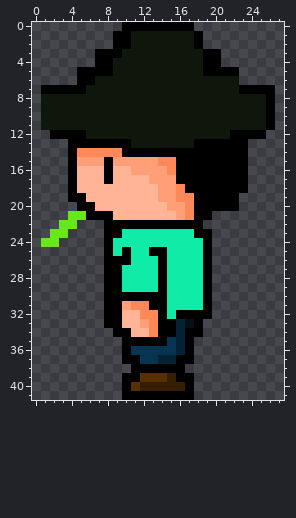
File history of a pixel-art sprite, core/assets/villagers/farmer/farmer_left_1.png. Above, as it was before the edit.
The file is 28x42 pixels. Colours within 5 levels of each other are drawn and written as one.
The same view after the edit:
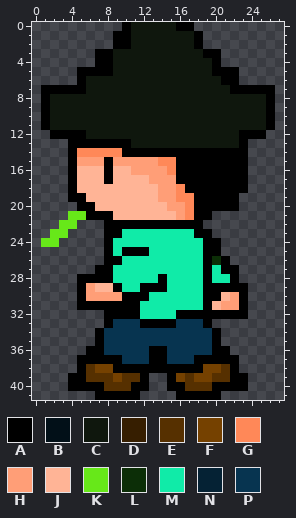
Palette (. is transparent): A #000000  B #021018  C #0f170d  D #361e00  E #563000  F #754100  G #ff8858  H #ff9e77  J #ffb496  K #67e819  L #0c2e07  M #10eba8  N #052234  P #073450
Commit: changed position of farmer + explorer
The edit:
{"y":0,"x":11,"old":"AAAAA","new":"CCCCC"}
{"y":3,"x":9,"old":"A","new":"C"}
{"y":4,"x":19,"old":"A","new":"C"}
{"y":5,"x":19,"old":"A","new":"C"}
{"y":6,"x":6,"old":"A","new":"C"}
{"y":6,"x":21,"old":"CC","new":"AA"}
{"y":7,"x":22,"old":"C","new":"A"}
{"y":8,"x":1,"old":"C","new":"A"}
{"y":9,"x":1,"old":"C","new":"A"}
{"y":10,"x":1,"old":"C","new":"A"}
{"y":11,"x":1,"old":"C","new":"A"}
{"y":12,"x":22,"old":"A","new":"C"}
{"y":13,"x":18,"old":"AAAAA","new":"CCCCC"}
{"y":24,"x":20,"old":".","new":"A"}
{"y":25,"x":11,"old":"MMAA","new":"AAMM"}
{"y":25,"x":20,"old":".","new":"A"}
{"y":26,"x":10,"old":"A","new":"M"}
{"y":26,"x":14,"old":"A","new":"M"}
{"y":26,"x":20,"old":"..","new":"LA"}
{"y":27,"x":7,"old":".","new":"A"}
{"y":27,"x":9,"old":"A","new":"M"}
{"y":27,"x":14,"old":"A","new":"M"}
{"y":27,"x":20,"old":"...","new":"MAA"}
{"y":28,"x":5,"old":"...","new":"AAA"}
{"y":28,"x":9,"old":"A","new":"M"}
{"y":28,"x":20,"old":"...","new":"MMA"}
{"y":29,"x":5,"old":"...A","new":"AHJJ"}
{"y":29,"x":12,"old":"MM","new":"AA"}
{"y":29,"x":20,"old":"....","new":"AAAA"}
{"y":30,"x":5,"old":"...AA","new":"AHHHH"}
{"y":30,"x":13,"old":"AA","new":"MM"}
{"y":30,"x":20,"old":"....","new":"AJHA"}
{"y":31,"x":5,"old":"...","new":"AAA"}
{"y":31,"x":10,"old":"HGGAA","new":"AAMMM"}
{"y":31,"x":20,"old":"....","new":"JHHA"}
{"y":32,"x":10,"old":"JJGGA","new":"AAMMM"}
{"y":32,"x":20,"old":"....","new":"AAAA"}
{"y":33,"x":9,"old":"AJJHG","new":"PPPAA"}
{"y":33,"x":16,"old":"NBA.","new":"PPPA"}
{"y":34,"x":7,"old":"..AAJJGAANAA..","new":"APPPPPPPPPPPPA"}
{"y":35,"x":7,"old":"...AAAAA","new":"APPPPPPP"}
{"y":35,"x":16,"old":"NA...","new":"PPPPA"}
{"y":36,"x":6,"old":"....A","new":"AAPPP"}
{"y":36,"x":13,"old":"PP","new":"AA"}
{"y":36,"x":16,"old":"NA....","new":"PPPPAA"}
{"y":37,"x":5,"old":".....AA","new":"AAAAAPP"}
{"y":37,"x":13,"old":"PNNAA.....","new":"AAPPPAAAAA"}
{"y":38,"x":5,"old":"......","new":"AEFFAA"}
{"y":38,"x":17,"old":"......","new":"AAFFEA"}
{"y":39,"x":4,"old":"......AAEEEDAA......","new":"AAEEEFEEA..AFEFFEEAA"}
{"y":40,"x":4,"old":"......AEDDDDDA......","new":"AAAAEEEAA..AAEEEAAAA"}
{"y":41,"x":7,"old":"...","new":"AAA"}
{"y":41,"x":12,"old":"AAAA","new":"...."}
{"y":41,"x":18,"old":"...","new":"AAA"}
